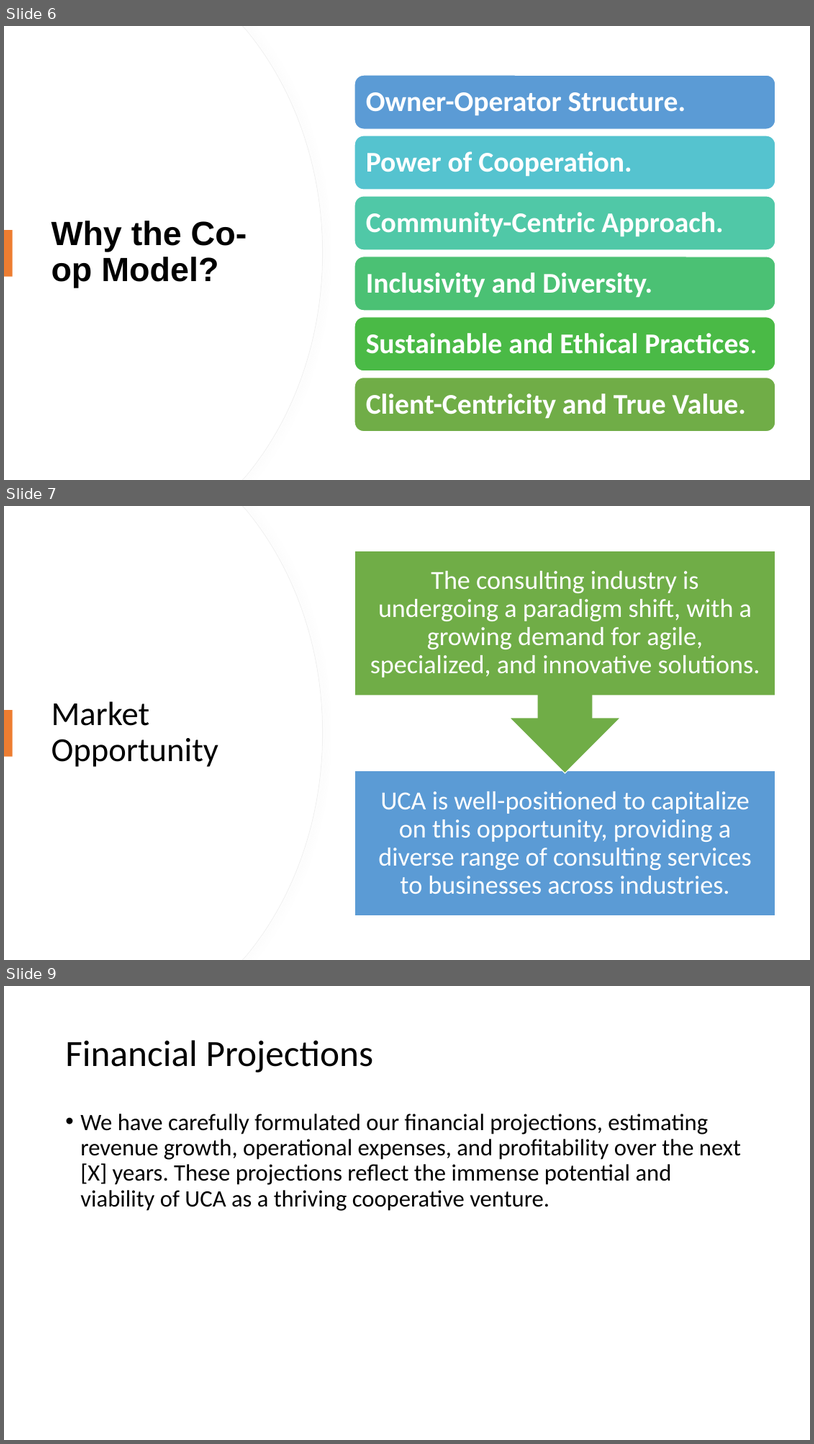
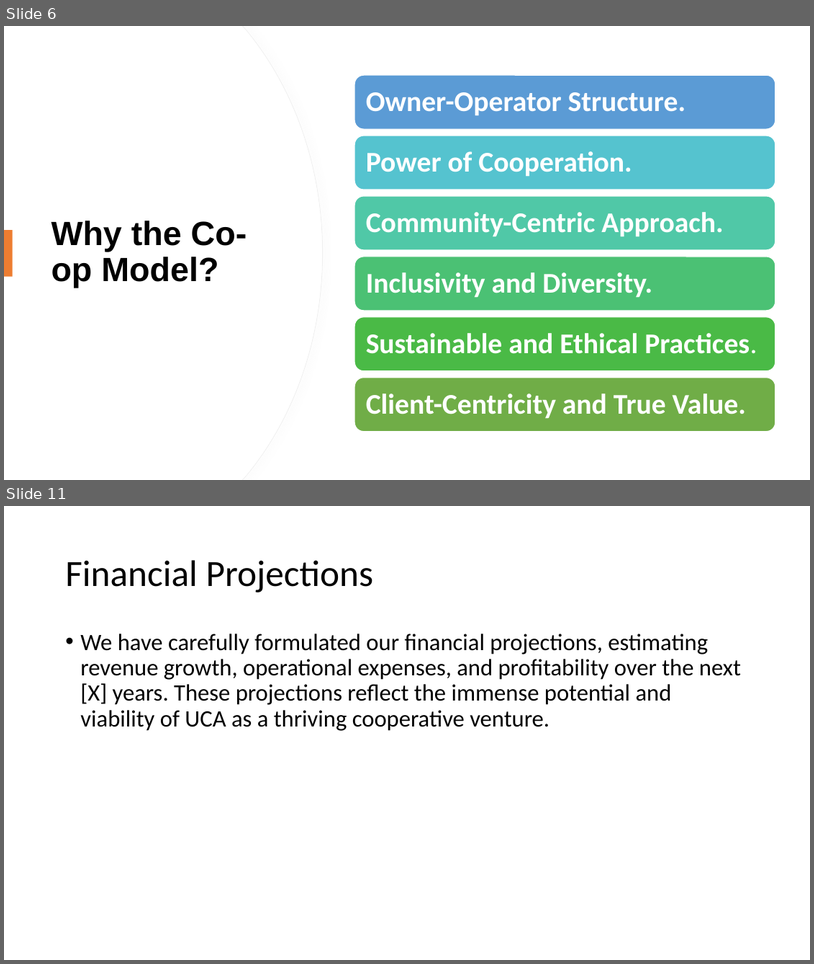
Before and after one commit to kipronorugut/UCA, a slide deck: Presentations/UCA-First-Draft.pptx. Shown one above the other, each under a label of ours: slides 6, 7 and 9 before the commit, slides 6 and 11 after it; the slides between them are not shown. The pictures are 814x1444 and 814x964 pixels, drawn with LibreOffice and Linux fonts; fonts in the diff are those of the drawing. Boxes give left, top, right and bottom in pixels: in the first picture for what was removed or moved away, otherwise in the second. Text is boxed around its words. In the diff, an @@ line names an element or a change of style, - is before the commit and + after.

```diff
--- a/Presentations/UCA-First-Draft.pptx
+++ b/Presentations/UCA-First-Draft.pptx
@@ slide 7 removed at box(4, 506, 810, 960), background #FFFFFF @@
@@ freeform shape removed at box(4, 506, 323, 960) @@
@@ freeform shape removed at box(4, 506, 322, 960) @@
@@ group removed at box(355, 551, 776, 916): 2 texts, 1 rectangle, 1 up arrow callout @@
-UCA is well-positioned to capitalize on this opportunity, providing a diverse range of consulting services to businesses across industries.
-The consulting industry is undergoing a paradigm shift, with a growing demand for agile, specialized, and innovative solutions.
@@ rectangle removed at box(4, 710, 13, 757) @@
@@ title removed at box(52, 701, 219, 767) @@
-Market Opportunity
@@ what was slide 9 is now slide 11 @@
```
Also in this commit, not shown: 3 slides changed, 4 slides added, 1 other slide removed.
